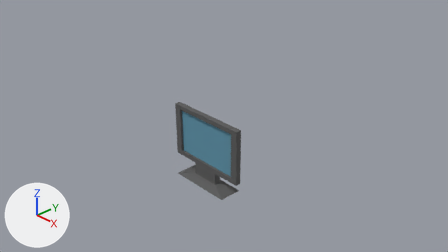
Before and after pictures for a commit that changed the Blender file uhhhh tristan is fat/Assets/Models/monitor.blend.
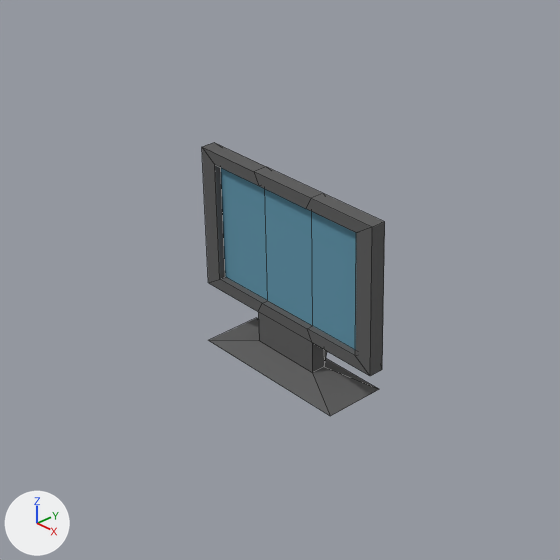
Each version appears first from the file's camera 'Camera', and next in a close-up on the part from 23% to 68% of the width and 20% to 100% of the height. Lighting does not change. The marker at lower left points along +X, +Y and +Z. The close-ups show mesh edges as thin lines.
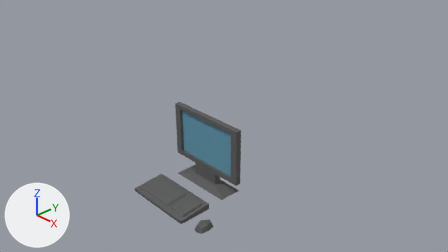
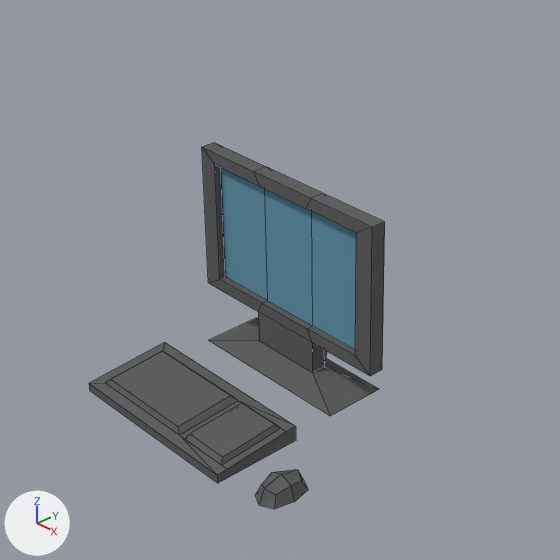
The newer file is also turned or shifted as a whole; pictures and numbers use the older file's frame.

What changed in the scene script:
```text
Change me_cube:
    used by ob_cube; location = (0.0, 0.0, -1.067)
    remove me_cube.from_pydata(...)  # 56 vertices, 54 faces; spans x -1.03..1.03, y -0.28..0.28, z 0.0..1.73
    add me_cube.from_pydata(...)  # 99 vertices, 91 faces; spans x -1.03..1.41, y -1.49..0.28, z 0.0..1.73
    me_cube part 1: a new loose piece of 26 vertices spanning x -0.85..0.85, y -1.49..-0.71, z 0.0..0.17, in mat_material (its picture is missing)
    me_cube part 2: a new loose piece of 17 vertices spanning x 1.12..1.41, y -1.43..-0.99, z 0.0..0.17, in mat_material (its picture is missing)
```

Where the change shows, as pixel boxes [x1, y1, x2, y2] in the close-ups (560 x 560 px):
'Cube', reshaped (61% wider, 34% taller): before [202, 143, 385, 416]; after [89, 143, 385, 509]
part 1 of me_cube, added: after [89, 342, 296, 483]
part 2 of me_cube, added: after [255, 470, 308, 509]
